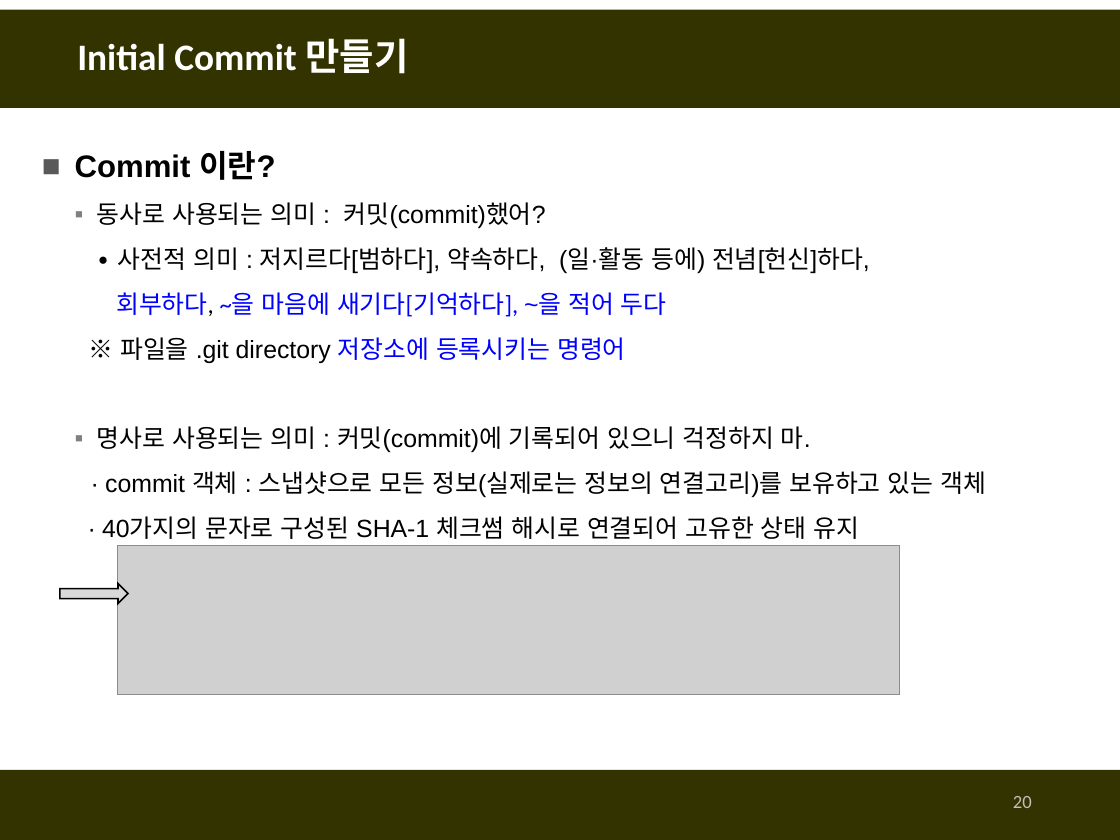
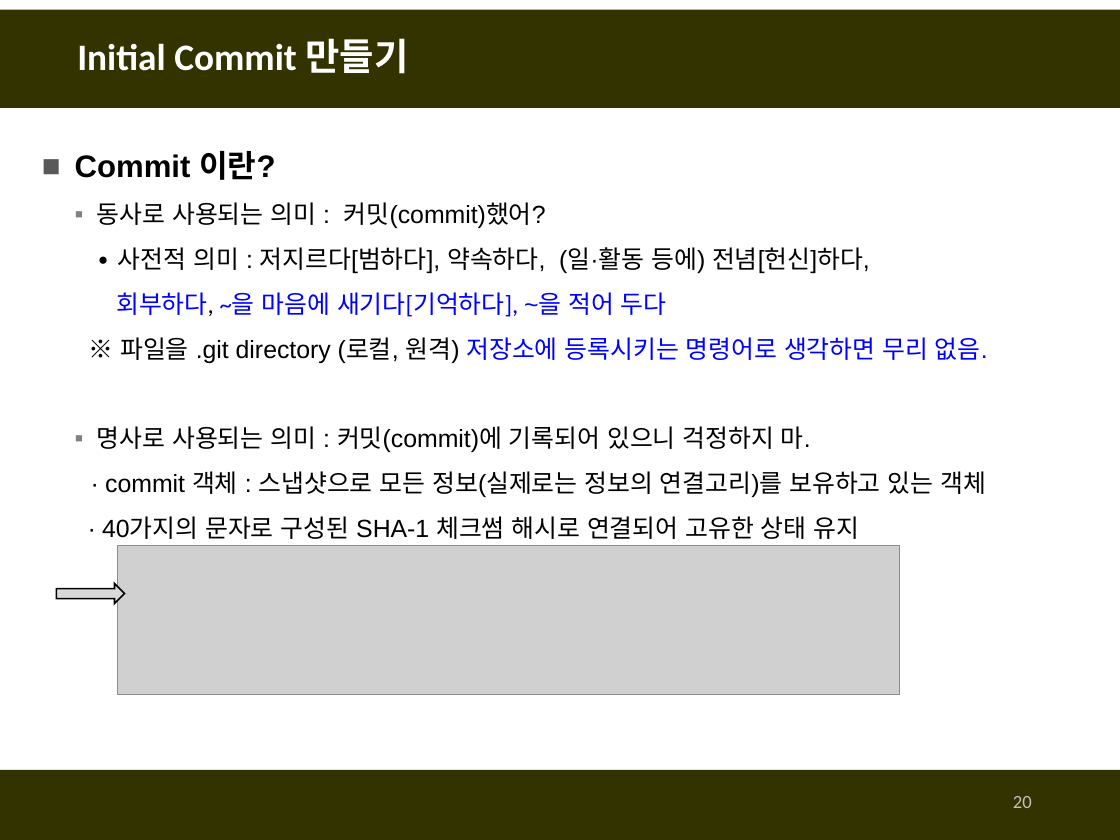
Before and after one commit to fasthill/github-lecture, a slide deck: slide 20 of git및github첫걸음-git사용하기.pptx. Drawn at 1120x840 pixels with LibreOffice and Linux fonts; fonts in the diff are those of the drawing; grey boxes stand for pictures. Boxes give left, top, right and bottom in pixels: in the first picture for what was removed or moved away, otherwise in the second. Text is boxed around its words. In the diff, an @@ line names an element or a change of style, - is before the commit and + after.

```diff
--- a/git및github첫걸음-git사용하기.pptx
+++ b/git및github첫걸음-git사용하기.pptx
@@ text at [120, 337, 988, 363]: text changed @@
-  ※ 파일을 .git directory 저장소에 등록시키는 명령어
+  ※ 파일을 .git directory (로컬, 원격) 저장소에 등록시키는 명령어로 생각하면 무리 없음.
@@ left arrow: place and size @@
-left arrow at [59, 584, 128, 604]
+left arrow at [56, 584, 124, 604]
```
Also in this commit, not shown: 6 other slides changed.
